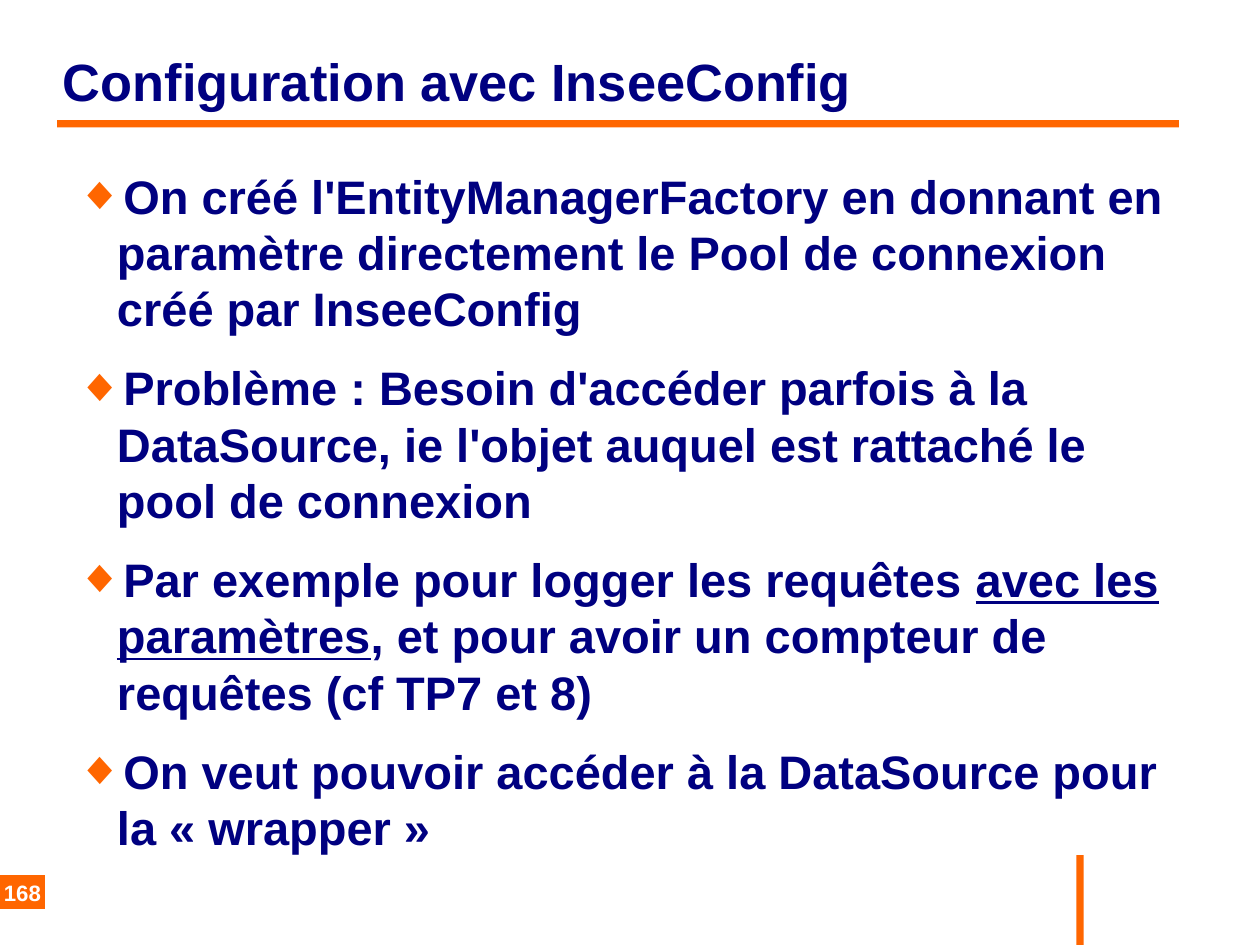
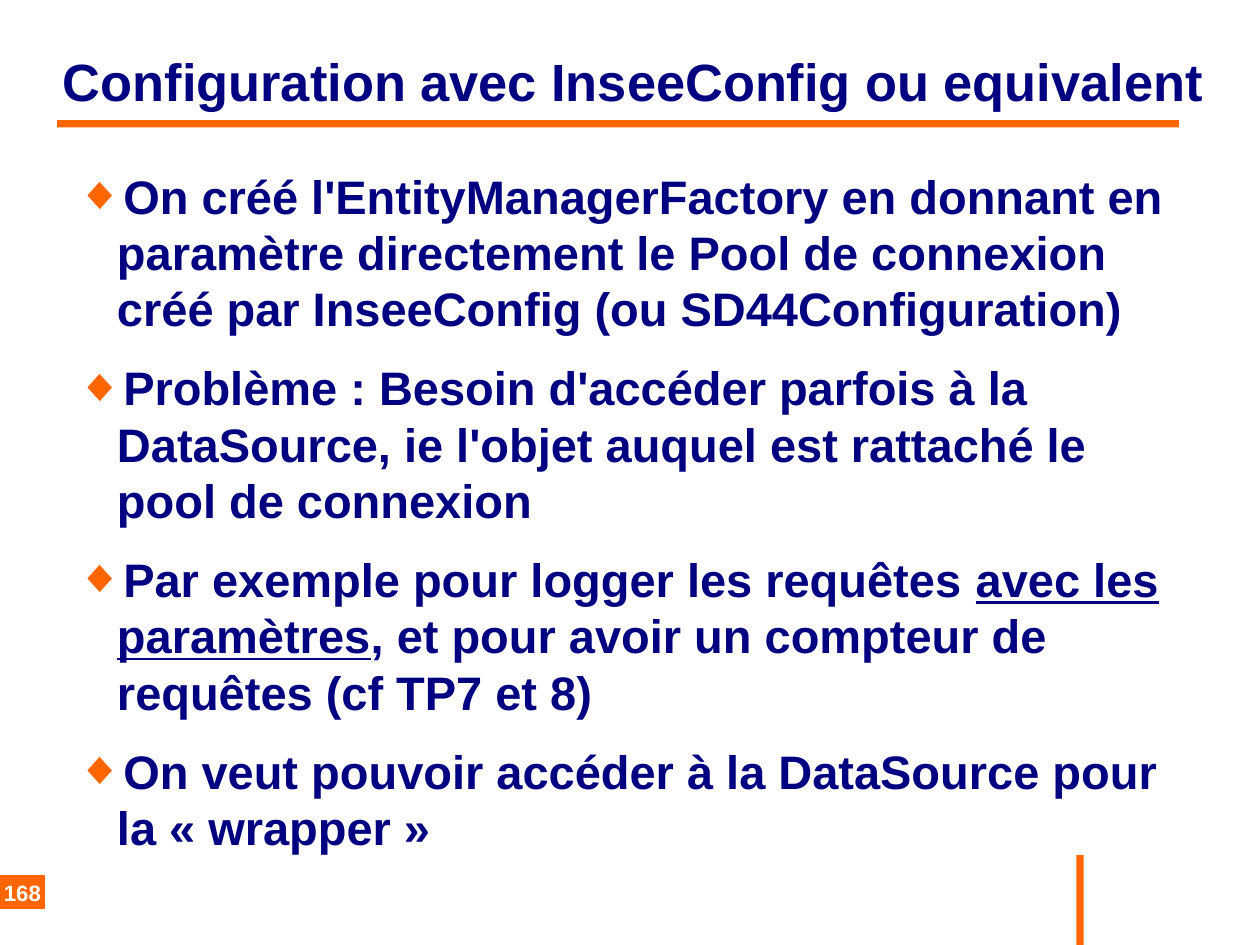
Before and after one commit to philphils/formation-hibernate-basique, a slide deck: slide 168 of Documentation/diapo_formation_hibernate.odp. Drawn at 1260x945 pixels with LibreOffice and Linux fonts; fonts in the diff are those of the drawing; background and template pictures are left out. Boxes give left, top, right and bottom in pixels: in the first picture for what was removed or moved away, otherwise in the second. Text is boxed around its words. In the diff, an @@ line names an element or a change of style, - is before the commit and + after.

Commit message:
Precision partie config

```diff
--- a/Documentation/diapo_formation_hibernate.odp
+++ b/Documentation/diapo_formation_hibernate.odp
@@ title at (63,63,1203,111): text changed @@
-Configuration avec InseeConfig
+Configuration avec InseeConfig ou equivalent
@@ text at (117,179,1163,335): text changed @@
-◆ On créé l'EntityManagerFactory en donnant en paramètre directement le Pool de connexion créé par InseeConfig
+◆ On créé l'EntityManagerFactory en donnant en paramètre directement le Pool de connexion créé par InseeConfig (ou SD44Configuration)
```
Also in this commit, not shown: 3 other slides changed.
